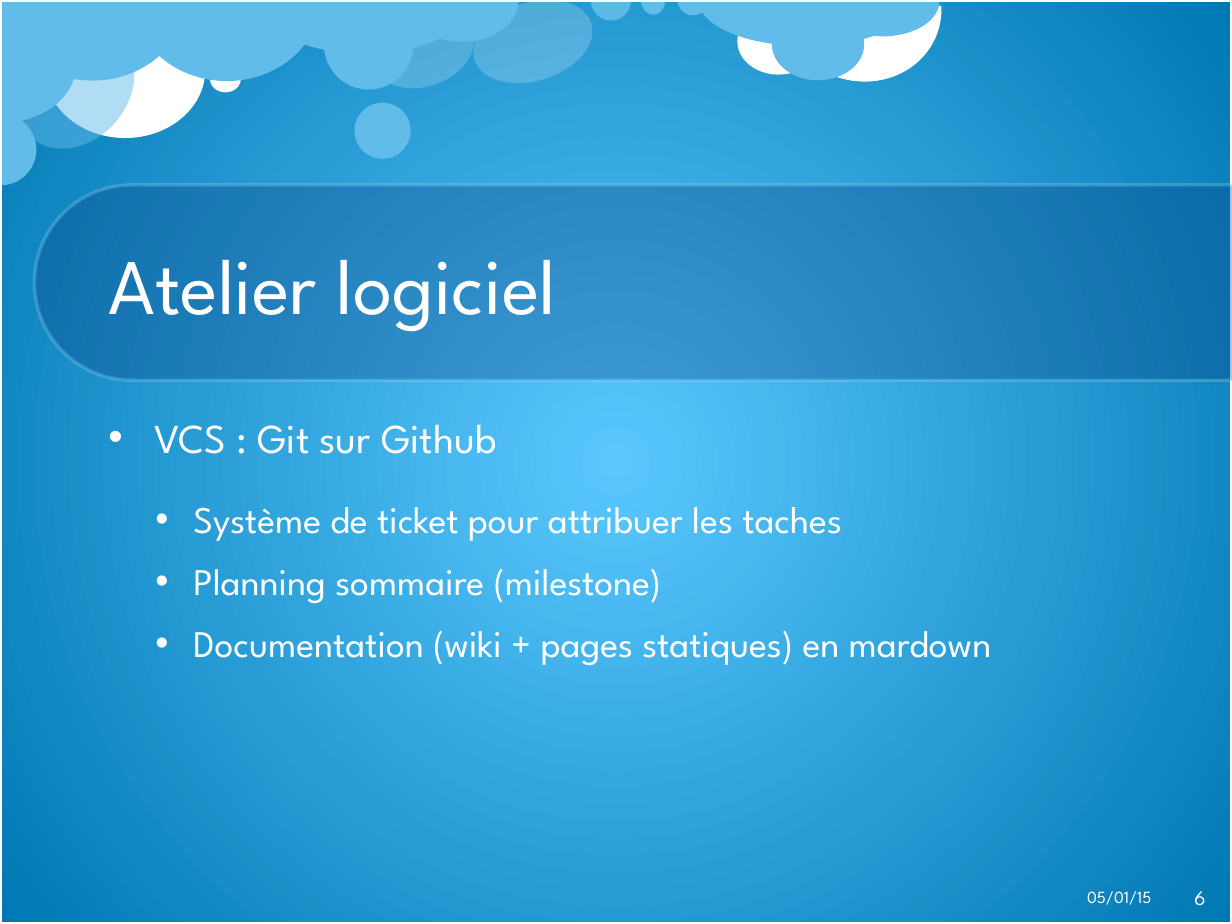
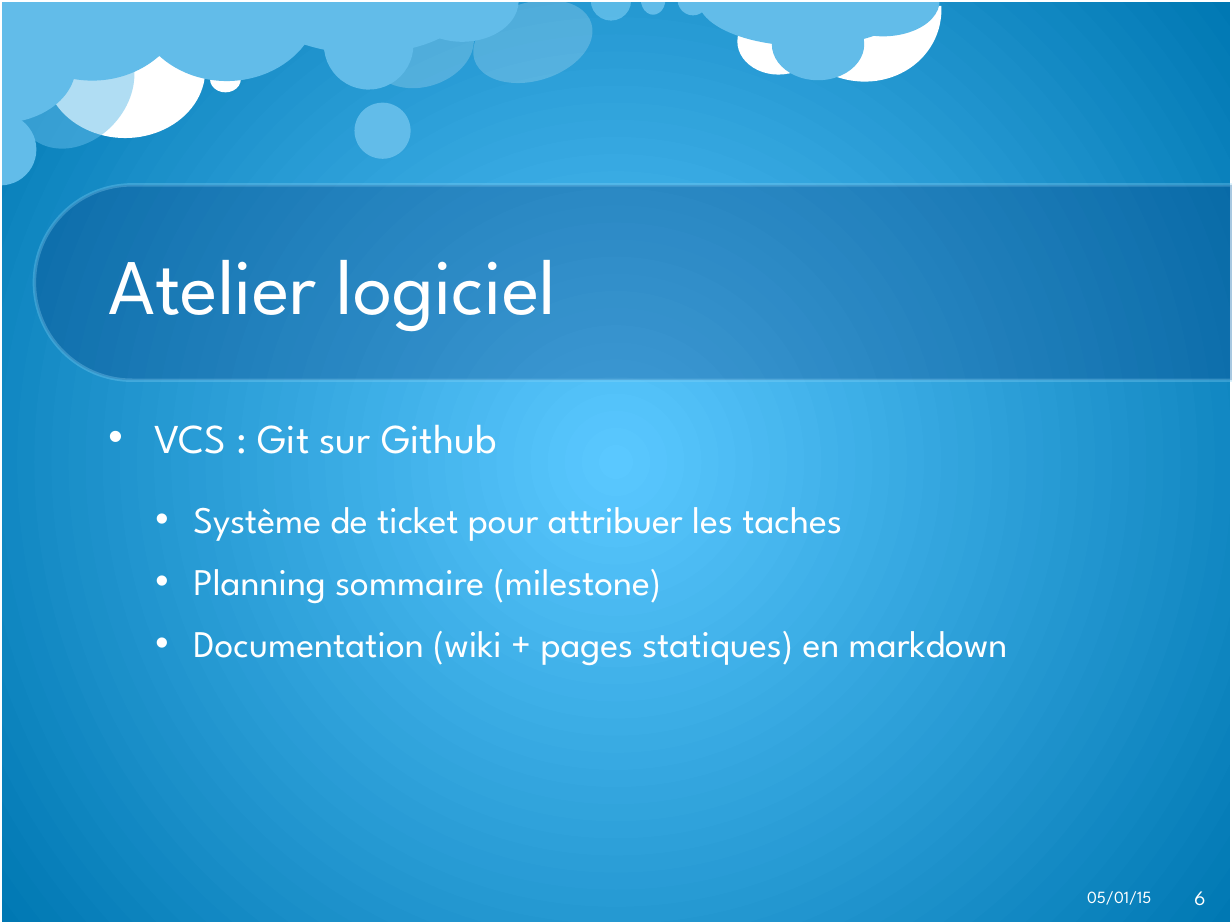
Before and after one commit to Aveys/Les-tresors-de-Java, a slide deck: slide 6 of Livraison/Soutenance.pptx. Drawn at 1232x924 pixels with LibreOffice and Linux fonts; fonts in the diff are those of the drawing; background and template pictures are left out. Boxes give left, top, right and bottom in pixels: in the first picture for what was removed or moved away, otherwise in the second. Text is boxed around its words. In the diff, an @@ line names an element or a change of style, - is before the commit and + after.

```diff
--- a/Livraison/Soutenance.pptx
+++ b/Livraison/Soutenance.pptx
@@ text at (x1=193, y1=631, x2=1008, y2=665): text changed @@
-  • Documentation (wiki + pages statiques) en mardown
+  • Documentation (wiki + pages statiques) en markdown
```
Also in this commit, not shown: 8 other slides changed, 1 other file.
